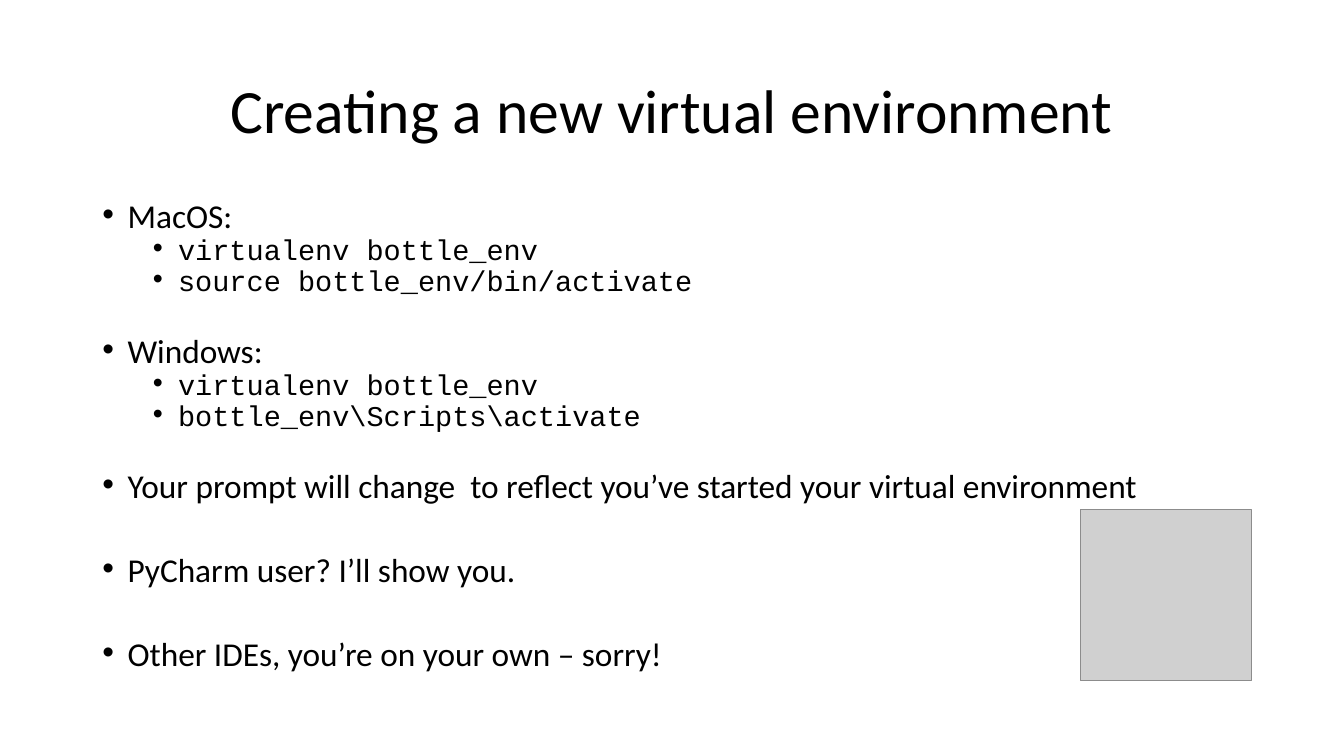
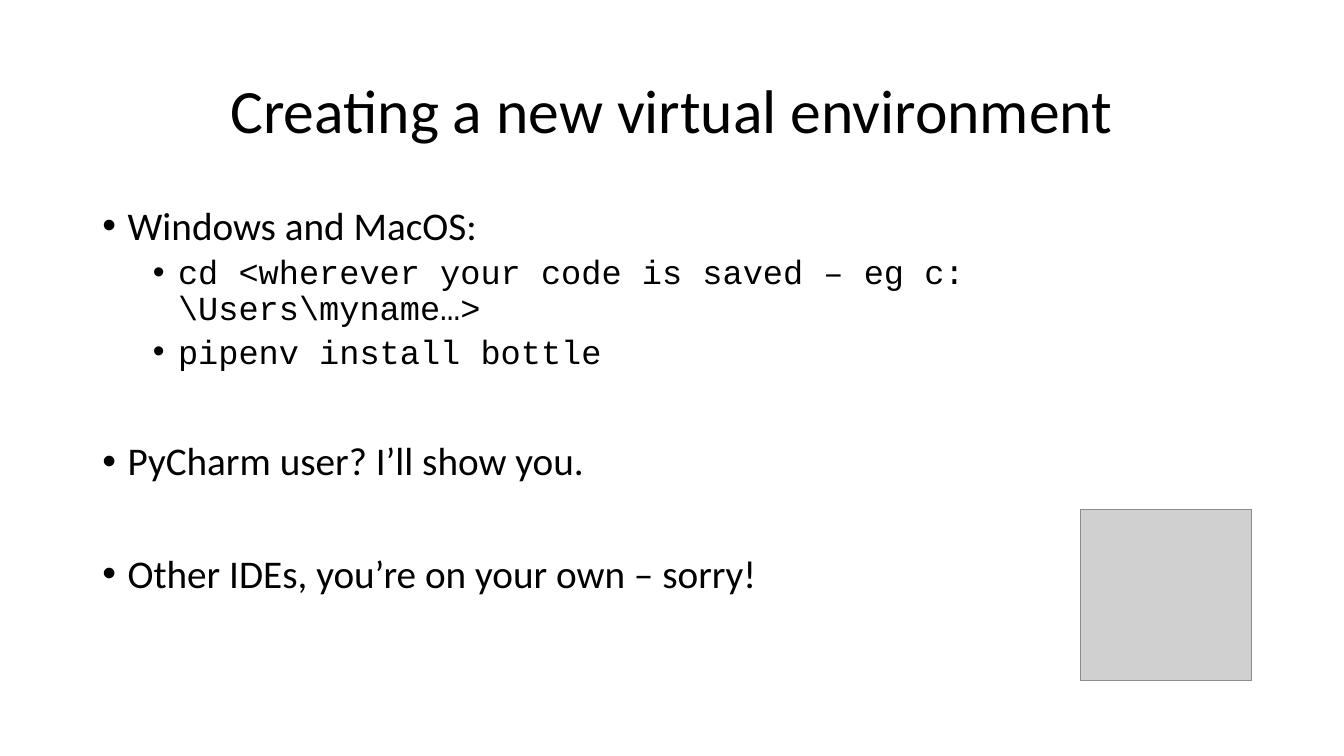
Before and after one commit to wilkotom/python_examples, a slide deck: slide 6 of Python Level 2/Lesson 6/Session 6.pptx. Drawn at 1344x756 pixels with LibreOffice and Linux fonts; fonts in the diff are those of the drawing; grey boxes stand for pictures. Boxes give left, top, right and bottom in pixels: in the first picture for what was removed or moved away, otherwise in the second. Text is boxed around its words. In the diff, an @@ line names an element or a change of style, - is before the commit and + after.

Commit message:
pipenv not virtualenv

```diff
--- a/Python Level 2/Lesson 6/Session 6.pptx
+++ b/Python Level 2/Lesson 6/Session 6.pptx
@@ text at <box>128,212,964,371</box>: text changed; size 20.4 to 24 pt @@
-• MacOS:
-  • virtualenv bottle_env
-  • source bottle_env/bin/activate
-• Windows:
-  • virtualenv bottle_env
-  • bottle_env\Scripts\activate
-• Your prompt will change to reflect you’ve started your virtual environment
+• Windows and MacOS:
+  • cd <wherever your code is saved – eg c:\Users\myname…>
+  • pipenv install bottle
@@ text at <box>128,447,756,595</box>: size 23.8 to 28 pt in "PyCharm user? I’ll show you.", "Other IDEs, you’re on your own – ..."; line spacing 0.7 to 0.9 @@
```
Also in this commit, not shown: 2 other slides changed, 1 slide added.
